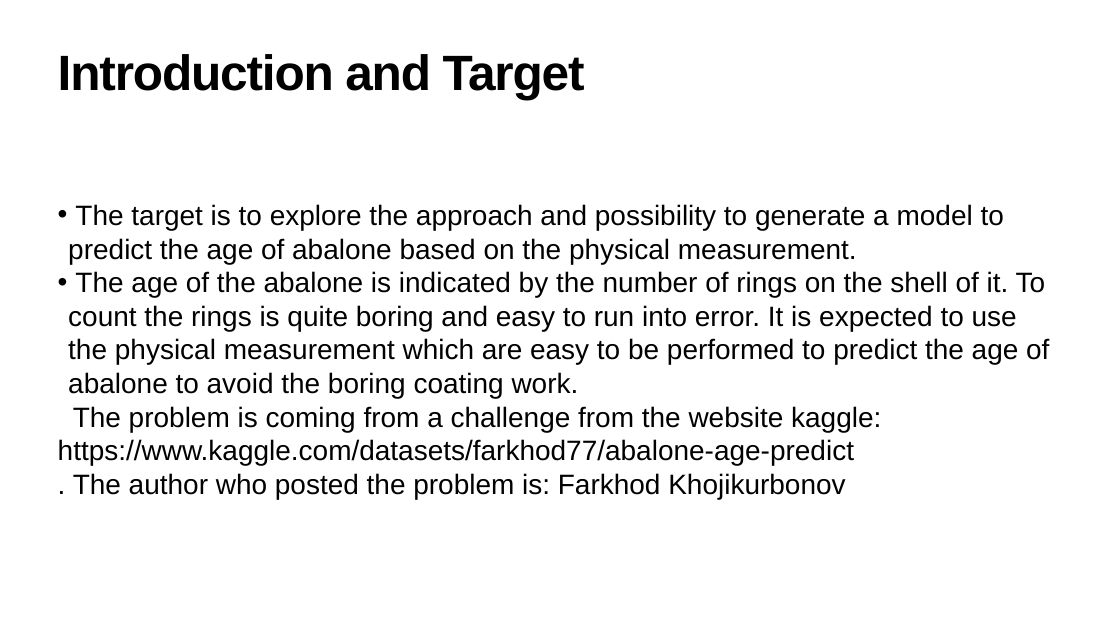
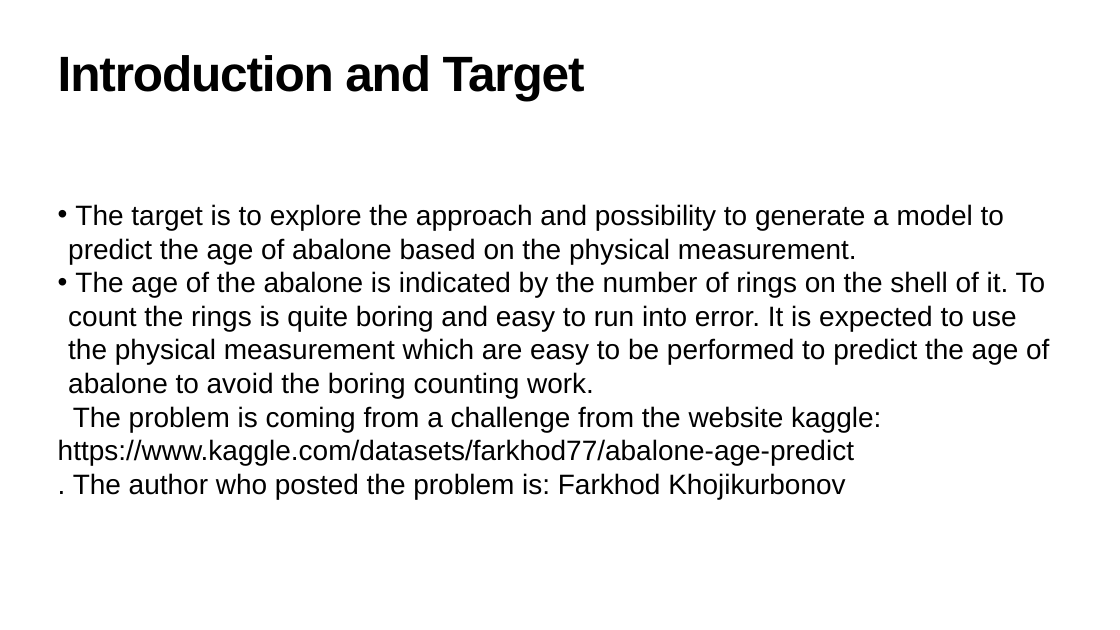
Before and after one commit to Lorby04/ML-2-Final, a slide deck: slide 2 of Report.pptx. Drawn at 1120x630 pixels with LibreOffice and Linux fonts; fonts in the diff are those of the drawing; background and template pictures are left out. Boxes give left, top, right and bottom in pixels: in the first picture for what was removed or moved away, otherwise in the second. Text is boxed around its words. In the diff, an @@ line names an element or a change of style, - is before the commit and + after.

```diff
--- a/Report.pptx
+++ b/Report.pptx
@@ text at (x1=68, y1=271, x2=1049, y2=398): text changed @@
-• The age of the abalone is indicated by the number of rings on the shell of it. To count the rings is quite boring and easy to run into error. It is expected to use the physical measurement which are easy to be performed to predict the age of abalone to avoid the boring coating work.
+• The age of the abalone is indicated by the number of rings on the shell of it. To count the rings is quite boring and easy to run into error. It is expected to use the physical measurement which are easy to be performed to predict the age of abalone to avoid the boring counting work.
```
Also in this commit, not shown: 3 other slides changed, 1 slide added, 2 other files.
